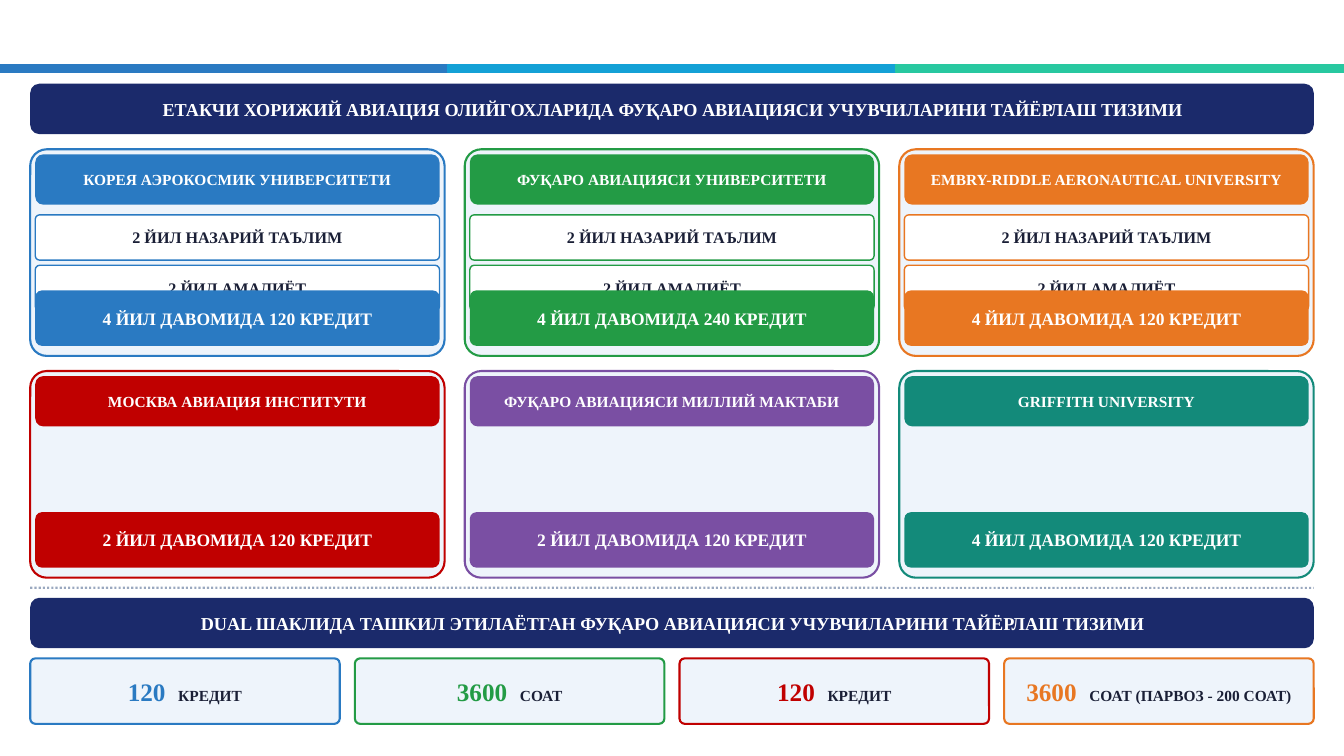
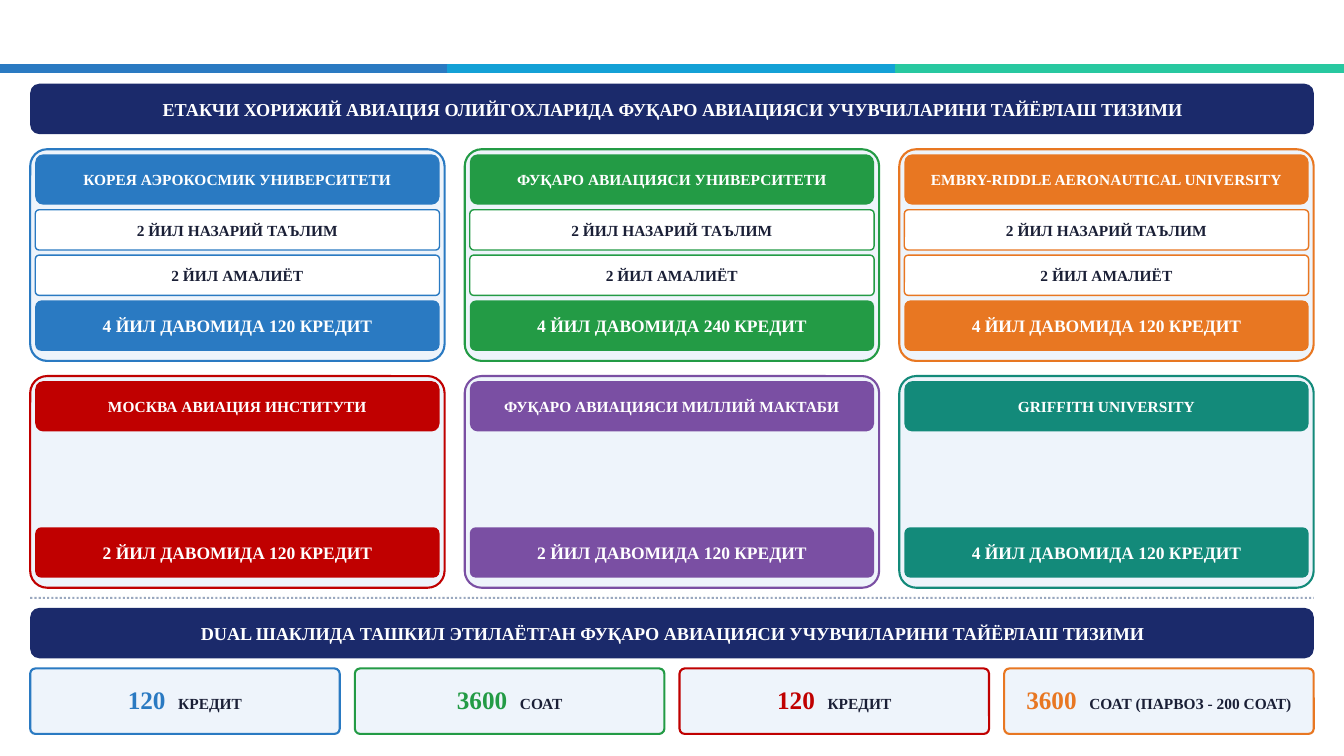
Before and after one commit to Dauitbay/Dauitbay, a slide deck: slide 10 of AVIACIYA_fakulteti_taqdimoti.pptx. Drawn at 1344x756 pixels with LibreOffice and Linux fonts; fonts in the diff are those of the drawing; background and template pictures are left out. Boxes give left, top, right and bottom in pixels: in the first picture for what was removed or moved away, otherwise in the second. Text is boxed around its words. In the diff, an @@ line names an element or a change of style, - is before the commit and + after.

```diff
--- a/AVIACIYA_fakulteti_taqdimoti.pptx
+++ b/AVIACIYA_fakulteti_taqdimoti.pptx
@@ rounded rectangle: place and size @@
-rounded rectangle at bbox=[30, 149, 445, 356]
+rounded rectangle at bbox=[30, 149, 445, 361]
@@ rounded rectangle: place and size @@
-rounded rectangle at bbox=[465, 149, 879, 356]
+rounded rectangle at bbox=[465, 149, 879, 361]
@@ rounded rectangle: place and size @@
-rounded rectangle at bbox=[899, 149, 1314, 356]
+rounded rectangle at bbox=[899, 149, 1314, 361]
@@ rounded rectangle "2 ЙИЛ НАЗАРИЙ ТАЪЛИМ": place and size @@
-rounded rectangle "2 ЙИЛ НАЗАРИЙ ТАЪЛИМ" at bbox=[35, 215, 440, 260]
+rounded rectangle "2 ЙИЛ НАЗАРИЙ ТАЪЛИМ" at bbox=[35, 210, 440, 250]
@@ rounded rectangle "2 ЙИЛ НАЗАРИЙ ТАЪЛИМ": place and size @@
-rounded rectangle "2 ЙИЛ НАЗАРИЙ ТАЪЛИМ" at bbox=[470, 215, 874, 260]
+rounded rectangle "2 ЙИЛ НАЗАРИЙ ТАЪЛИМ" at bbox=[470, 210, 874, 250]
@@ rounded rectangle "2 ЙИЛ НАЗАРИЙ ТАЪЛИМ": place and size @@
-rounded rectangle "2 ЙИЛ НАЗАРИЙ ТАЪЛИМ" at bbox=[904, 215, 1309, 260]
+rounded rectangle "2 ЙИЛ НАЗАРИЙ ТАЪЛИМ" at bbox=[904, 210, 1309, 250]
@@ rounded rectangle "2 ЙИЛ АМАЛИЁТ": place and size @@
-rounded rectangle "2 ЙИЛ АМАЛИЁТ" at bbox=[35, 265, 440, 311]
+rounded rectangle "2 ЙИЛ АМАЛИЁТ" at bbox=[35, 255, 440, 295]
@@ rounded rectangle "2 ЙИЛ АМАЛИЁТ": place and size @@
-rounded rectangle "2 ЙИЛ АМАЛИЁТ" at bbox=[470, 265, 874, 311]
+rounded rectangle "2 ЙИЛ АМАЛИЁТ" at bbox=[470, 255, 874, 295]
@@ size 11.5 to 11 pt in 6 elements at bbox=[35, 210, 440, 250], bbox=[470, 210, 874, 250], bbox=[904, 210, 1309, 250], bbox=[35, 255, 440, 295], bbox=[470, 255, 874, 295], bbox=[904, 255, 1309, 295] @@
@@ rounded rectangle "2 ЙИЛ АМАЛИЁТ": place and size @@
-rounded rectangle "2 ЙИЛ АМАЛИЁТ" at bbox=[904, 265, 1309, 311]
+rounded rectangle "2 ЙИЛ АМАЛИЁТ" at bbox=[904, 255, 1309, 295]
@@ rounded rectangle "4 ЙИЛ ДАВОМИДА 120 КРЕДИТ": place and size @@
-rounded rectangle "4 ЙИЛ ДАВОМИДА 120 КРЕДИТ" at bbox=[35, 290, 440, 346]
+rounded rectangle "4 ЙИЛ ДАВОМИДА 120 КРЕДИТ" at bbox=[35, 300, 440, 351]
@@ rounded rectangle "4 ЙИЛ ДАВОМИДА 240 КРЕДИТ": place and size @@
-rounded rectangle "4 ЙИЛ ДАВОМИДА 240 КРЕДИТ" at bbox=[470, 290, 874, 346]
+rounded rectangle "4 ЙИЛ ДАВОМИДА 240 КРЕДИТ" at bbox=[470, 300, 874, 351]
@@ rounded rectangle "4 ЙИЛ ДАВОМИДА 120 КРЕДИТ": place and size @@
-rounded rectangle "4 ЙИЛ ДАВОМИДА 120 КРЕДИТ" at bbox=[904, 290, 1309, 346]
+rounded rectangle "4 ЙИЛ ДАВОМИДА 120 КРЕДИТ" at bbox=[904, 300, 1309, 351]
@@ rounded rectangle: place and size @@
-rounded rectangle at bbox=[30, 371, 445, 578]
+rounded rectangle at bbox=[30, 376, 445, 588]
@@ rounded rectangle: place and size @@
-rounded rectangle at bbox=[465, 371, 879, 578]
+rounded rectangle at bbox=[465, 376, 879, 588]
@@ rounded rectangle: place and size @@
-rounded rectangle at bbox=[899, 371, 1314, 578]
+rounded rectangle at bbox=[899, 376, 1314, 588]
@@ 3 rounded rectangles: place and size @@
-3 rounded rectangles at bbox=[35, 376, 1309, 426]
+3 rounded rectangles at bbox=[35, 381, 1309, 432]
@@ rounded rectangle "2 ЙИЛ ДАВОМИДА 120 КРЕДИТ": place and size @@
-rounded rectangle "2 ЙИЛ ДАВОМИДА 120 КРЕДИТ" at bbox=[35, 512, 440, 568]
+rounded rectangle "2 ЙИЛ ДАВОМИДА 120 КРЕДИТ" at bbox=[35, 527, 440, 578]
@@ rounded rectangle "2 ЙИЛ ДАВОМИДА 120 КРЕДИТ": place and size @@
-rounded rectangle "2 ЙИЛ ДАВОМИДА 120 КРЕДИТ" at bbox=[470, 512, 874, 568]
+rounded rectangle "2 ЙИЛ ДАВОМИДА 120 КРЕДИТ" at bbox=[470, 527, 874, 578]
@@ rounded rectangle "4 ЙИЛ ДАВОМИДА 120 КРЕДИТ": place and size @@
-rounded rectangle "4 ЙИЛ ДАВОМИДА 120 КРЕДИТ" at bbox=[904, 512, 1309, 568]
+rounded rectangle "4 ЙИЛ ДАВОМИДА 120 КРЕДИТ" at bbox=[904, 527, 1309, 578]
@@ 5 rounded rectangles, 4 texts, 1 line: place and size @@
-5 rounded rectangles, 4 texts, 1 line at bbox=[30, 588, 1314, 724]
+5 rounded rectangles, 4 texts, 1 line at bbox=[30, 598, 1314, 734]
@@ line spacing 1 to 0.88 in 4 elements at bbox=[128, 692, 242, 712], bbox=[457, 692, 562, 710], bbox=[777, 692, 892, 712], bbox=[1026, 692, 1292, 712] @@
```
Also in this commit, not shown: 9 other slides changed, 1 other file.
